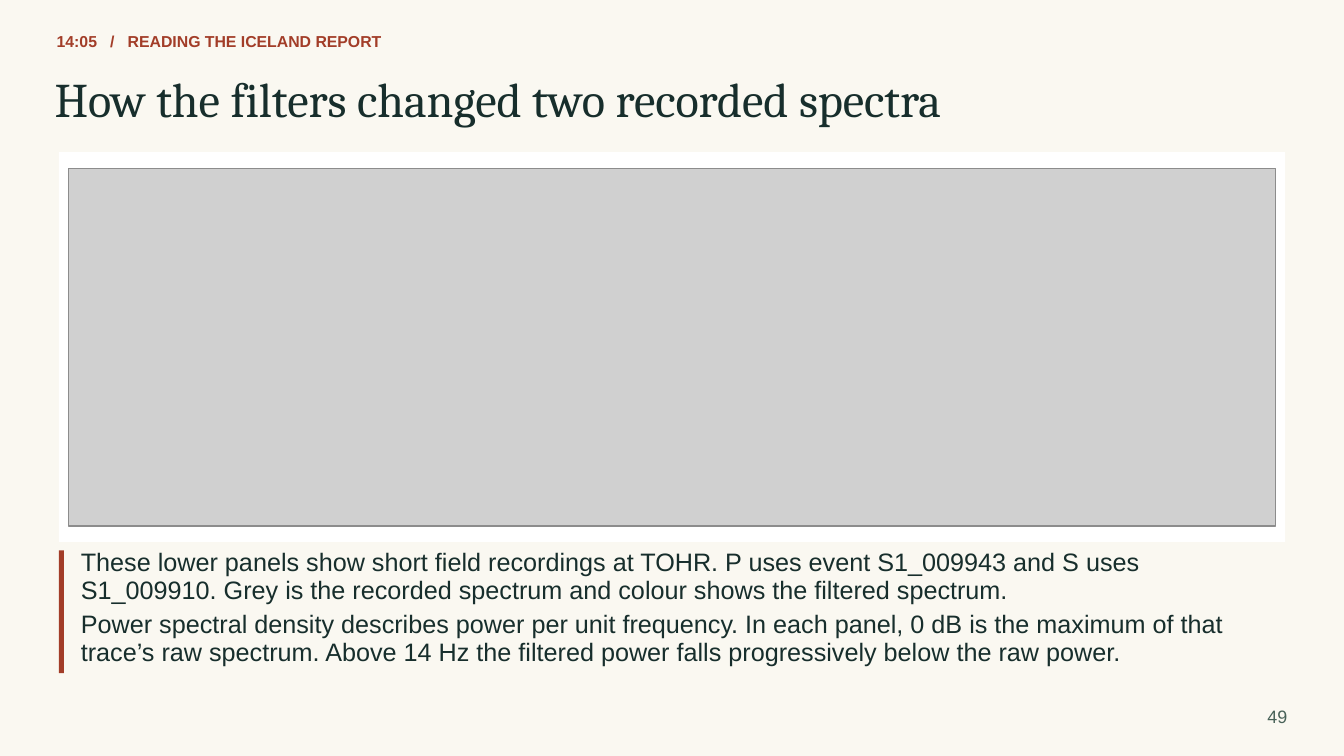
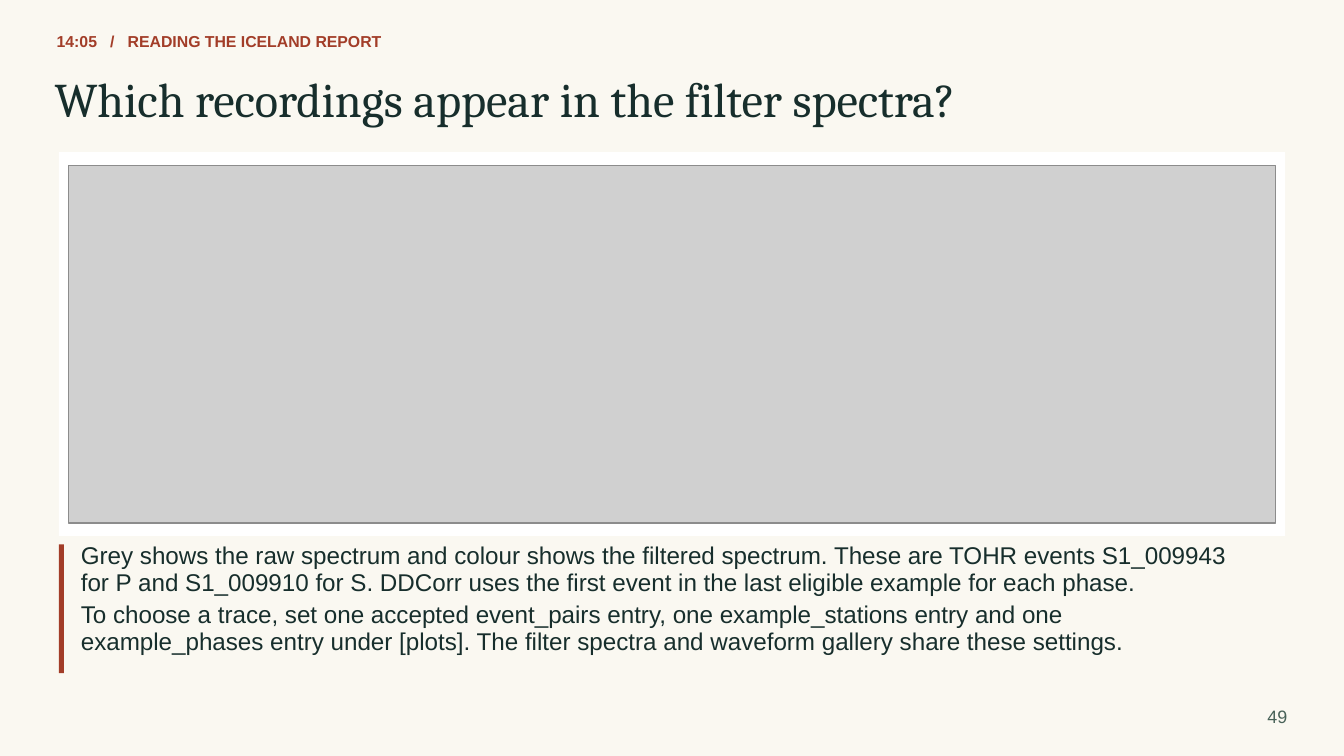
Before and after one commit to eliasrh/DDCorr.jl, a slide deck: slide 49 of teaching/DDCorr_minicourse.pptx. Drawn at 1344x756 pixels with LibreOffice and Linux fonts; fonts in the diff are those of the drawing; grey boxes stand for pictures. Boxes give left, top, right and bottom in pixels: in the first picture for what was removed or moved away, otherwise in the second. Text is boxed around its words. In the diff, an @@ line names an element or a change of style, - is before the commit and + after.

```diff
--- a/teaching/DDCorr_minicourse.pptx
+++ b/teaching/DDCorr_minicourse.pptx
@@ text at (x1=55, y1=82, x2=956, y2=128): text changed @@
-How the filters changed two recorded spectra
+Which recordings appear in the filter spectra?
@@ rectangle resized from (x1=58, y1=152, x2=1286, y2=542) to (x1=58, y1=152, x2=1286, y2=536) @@
@@ rectangle resized from (x1=58, y1=551, x2=64, y2=674) to (x1=58, y1=544, x2=64, y2=674) @@
@@ text at (x1=81, y1=546, x2=1226, y2=569): text changed; size 18 to 17.2 pt @@
-These lower panels show short field recordings at TOHR. P uses event S1_009943 and S uses
+Grey shows the raw spectrum and colour shows the filtered spectrum. These are TOHR events S1_009943
@@ text at (x1=81, y1=573, x2=1135, y2=596): text changed; size 18 to 17.2 pt @@
-S1_009910. Grey is the recorded spectrum and colour shows the filtered spectrum.
+for P and S1_009910 for S. DDCorr uses the first event in the last eligible example for each phase.
@@ text at (x1=81, y1=605, x2=1062, y2=628): text changed; size 18 to 17.2 pt @@
-Power spectral density describes power per unit frequency. In each panel, 0 dB is the maximum of that
+To choose a trace, set one accepted event_pairs entry, one example_stations entry and one
@@ text at (x1=81, y1=632, x2=1123, y2=655): text changed; size 18 to 17.2 pt @@
-trace’s raw spectrum. Above 14 Hz the filtered power falls progressively below the raw power.
+example_phases entry under [plots]. The filter spectra and waveform gallery share these settings.
```
Also in this commit, not shown: 14 other slides changed, 3 slides added, 3 slides removed, 23 other files.
